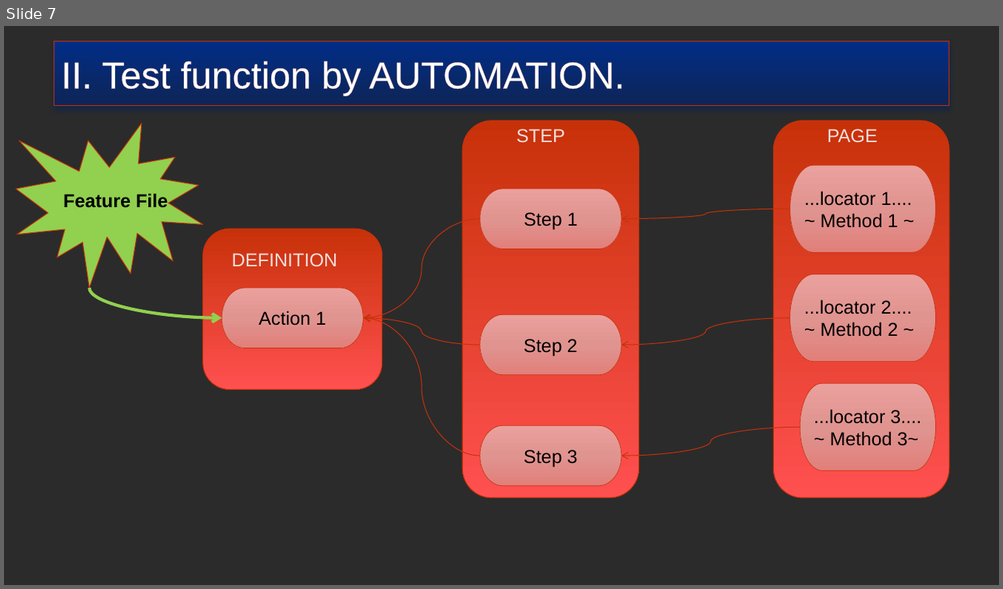
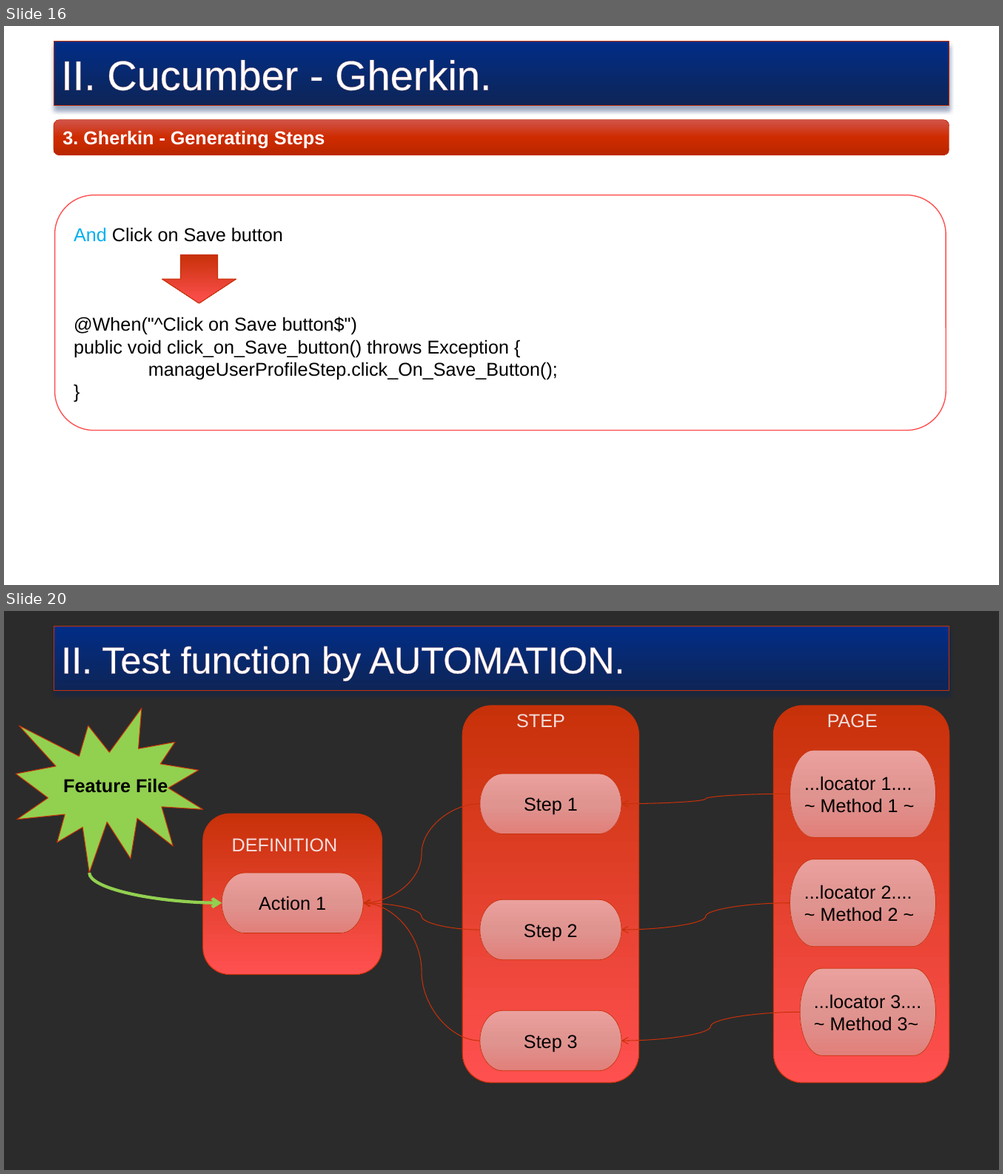
Before and after one commit to truyenkv/sharing, a slide deck: Sharing.pptx. Shown one above the other, each under a label of ours: slide 7 before the commit, slides 16 and 20 after it; the slides between them are not shown. The pictures are 1003x589 and 1003x1174 pixels, drawn with LibreOffice and Linux fonts; fonts in the diff are those of the drawing; background and template pictures are left out; a plain dark background stands for a picture behind light text. Boxes give left, top, right and bottom in pixels: in the first picture for what was removed or moved away, otherwise in the second. Text is boxed around its words. In the diff, an @@ line names an element or a change of style, - is before the commit and + after.

```diff
--- a/Sharing.pptx
+++ b/Sharing.pptx
@@ slide 16 added at (x1=4, y1=26, x2=999, y2=585), background picture (left out) @@
@@ rectangle added at (x1=54, y1=42, x2=949, y2=106), fill gradient #012D86 to #0E2557, outline #C73109 0.75 pt, 40 pt, text #FFFFFF @@
+II. Cucumber - Gherkin.
@@ rounded rectangle added at (x1=54, y1=120, x2=949, y2=155), fill gradient #D1554B to #D02C00 to #B92700, outline #C73109 0.5 pt, 18 pt, text #FFFFFF, bold @@
+3. Gherkin - Generating Steps
@@ rounded rectangle added at (x1=55, y1=195, x2=945, y2=431), fill #FFFFFF, outline #FF5050 1 pt, 18 pt, text #000000 @@
+And Click on Save button
+@When("^Click on Save button$")
+public void click_on_Save_button() throws Exception {
+manageUserProfileStep.click_On_Save_Button();
+}
@@ down arrow added at (x1=162, y1=255, x2=236, y2=304), fill gradient #C73109 to #FF5050, outline #C73109 0.75 pt @@
@@ what was slide 7 is now slide 20 @@
```
Also in this commit, not shown: 5 slides changed, 14 other slides added, 1 slide removed.
